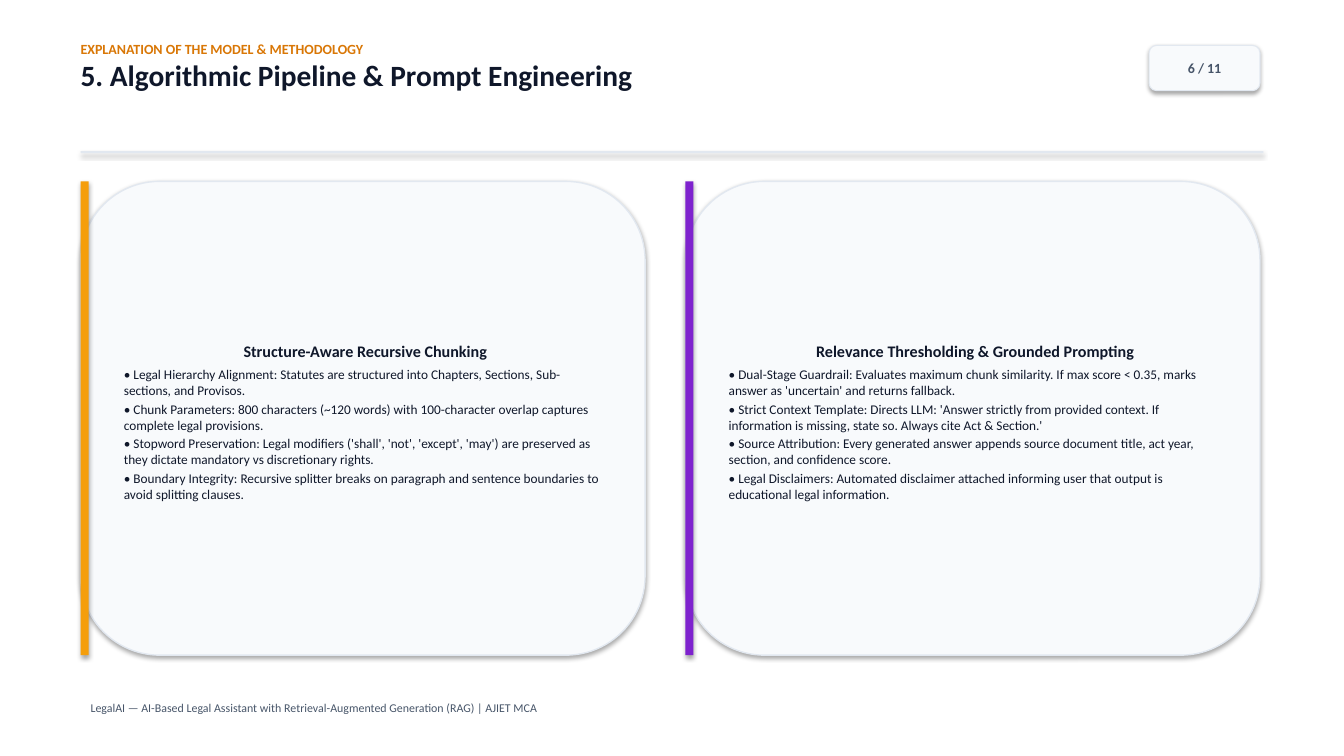
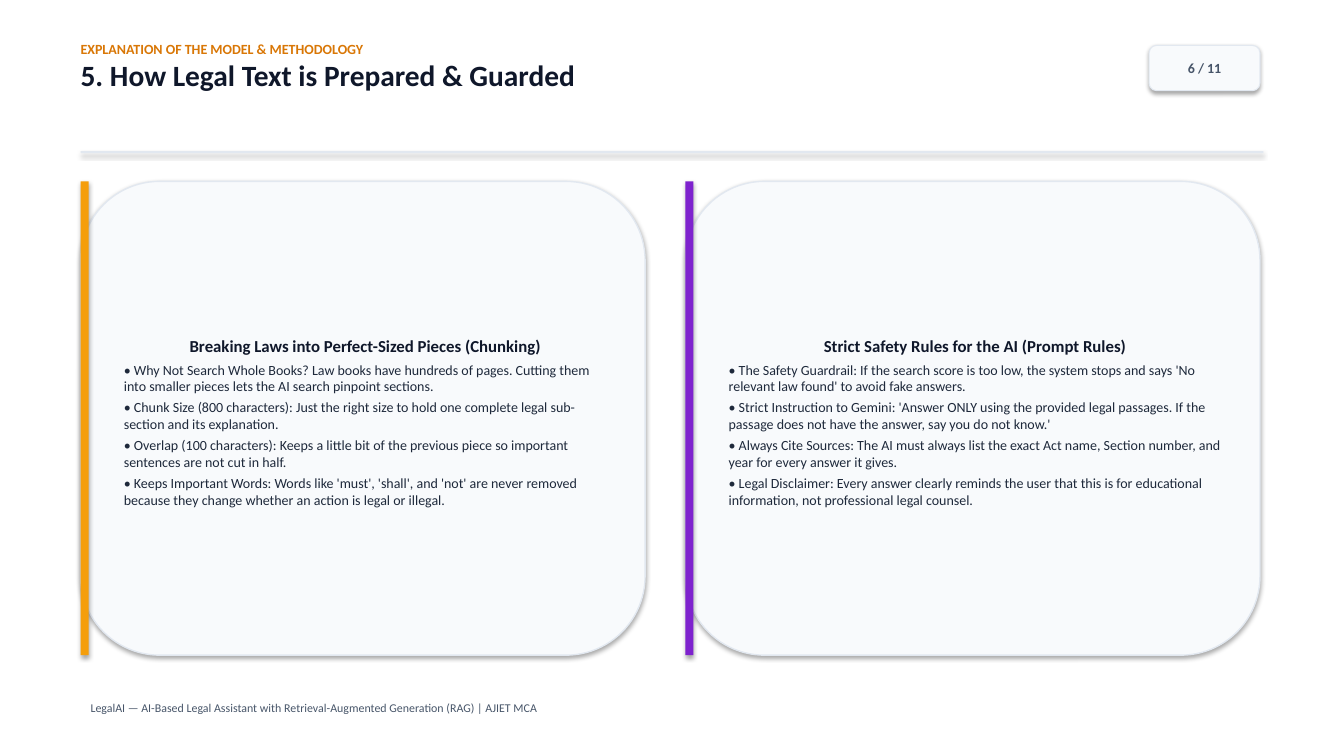
Before and after one commit to lekhanleku/Legal_AI, a slide deck: slide 6 of LegalAI_MCA_Presentation.pptx. Drawn at 1344x756 pixels with LibreOffice and Linux fonts; fonts in the diff are those of the drawing. Boxes give left, top, right and bottom in pixels: in the first picture for what was removed or moved away, otherwise in the second. Text is boxed around its words. In the diff, an @@ line names an element or a change of style, - is before the commit and + after.

```diff
--- a/LegalAI_MCA_Presentation.pptx
+++ b/LegalAI_MCA_Presentation.pptx
@@ text at [81,65,574,91]: text changed @@
-5. Algorithmic Pipeline & Prompt Engineering
+5. How Legal Text is Prepared & Guarded
@@ text in rounded rectangle at [124,339,589,508]: text changed; size 9.5 to 10 pt; text colour #0F172A to #1E293B @@
-Structure-Aware Recursive Chunking
-• Legal Hierarchy Alignment: Statutes are structured into Chapters, Sections, Sub-sections, and Provisos.
-• Chunk Parameters: 800 characters (~120 words) with 100-character overlap captures complete legal provisions.
-• Stopword Preservation: Legal modifiers ('shall', 'not', 'except', 'may') are preserved as they dictate mandatory vs discretionary rights.
-• Boundary Integrity: Recursive splitter breaks on paragraph and sentence boundaries to avoid splitting clauses.
+Breaking Laws into Perfect-Sized Pieces (Chunking)
+• Why Not Search Whole Books? Law books have hundreds of pages. Cutting them into smaller pieces lets the AI search pinpoint sections.
+• Chunk Size (800 characters): Just the right size to hold one complete legal sub-section and its explanation.
+• Overlap (100 characters): Keeps a little bit of the previous piece so important sentences are not cut in half.
+• Keeps Important Words: Words like 'must', 'shall', and 'not' are never removed because they change whether an action is legal or illegal.
@@ text in rounded rectangle at [729,339,1220,508]: text changed; size 9.5 to 10 pt; text colour #0F172A to #1E293B @@
-Relevance Thresholding & Grounded Prompting
-• Dual-Stage Guardrail: Evaluates maximum chunk similarity. If max score < 0.35, marks answer as 'uncertain' and returns fallback.
-• Strict Context Template: Directs LLM: 'Answer strictly from provided context. If information is missing, state so. Always cite Act & Section.'
-• Source Attribution: Every generated answer appends source document title, act year, section, and confidence score.
-• Legal Disclaimers: Automated disclaimer attached informing user that output is educational legal information.
+Strict Safety Rules for the AI (Prompt Rules)
+• The Safety Guardrail: If the search score is too low, the system stops and says 'No relevant law found' to avoid fake answers.
+• Strict Instruction to Gemini: 'Answer ONLY using the provided legal passages. If the passage does not have the answer, say you do not know.'
+• Always Cite Sources: The AI must always list the exact Act name, Section number, and year for every answer it gives.
+• Legal Disclaimer: Every answer clearly reminds the user that this is for educational information, not professional legal counsel.
```
Also in this commit, not shown: 10 other slides changed, 48 other files.
